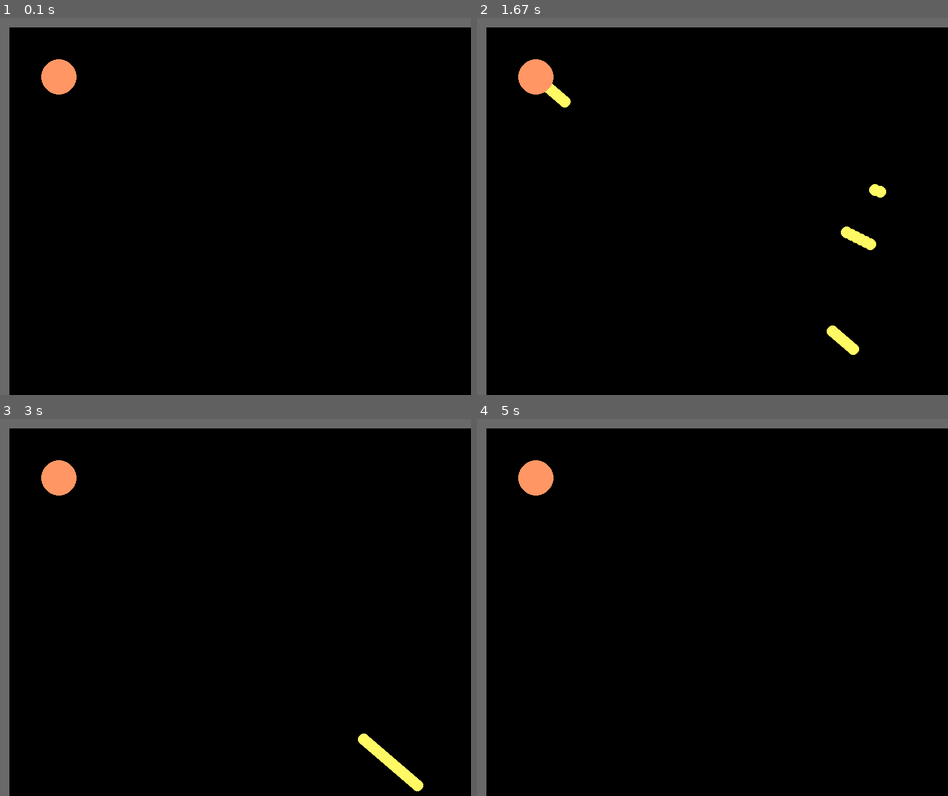
Above: before the commit, frames 1-4 (two rows, left to right).
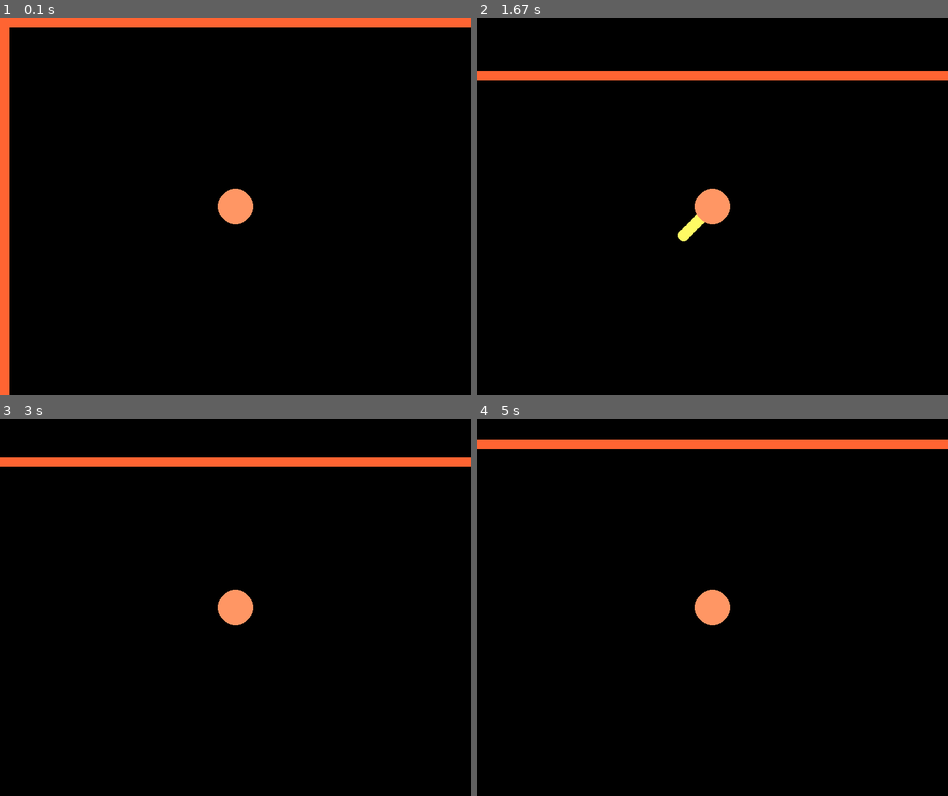
Above: after the commit, the same moments.

Repository: dm1trypon/pygameproject
Game: pygame game, started from main.py
Two runs of this game, one before a commit and one after it. Both use one fixed random seed, a clock stepped at 60 frames per second and the inputs below.
Inputs (mouse positions are in pixels of both pictures, inside the frame that each line leads up to):
- Up to frame 1 (0.1 s): no input
- Up to frame 2 (1.67 s): press the mouse at (693, 225) at 0.37 s; move the mouse to (778, 210) at 0.47 s; release the mouse at (863, 195) at 0.6 s; hold D 0.67-1.13 s; move the mouse to (712, 232) at 0.7 s; hold W 1.17-1.47 s; press the mouse at (693, 225) at 1.53 s; move the mouse to (787, 281) at 1.63 s
- Up to frame 3 (3 s): release the mouse at (409, 739) at 1.77 s; hold D 1.83-2.3 s; hold A 2.33-2.87 s; hold S from 2.9 s (still down)
- Up to frame 4 (5 s): release S at 3.2 s; hold A 3.23-3.63 s; hold W 3.67-4.03 s; hold D 4.07-4.7 s; hold S from 4.73 s (still down)

The runs differ from the first frame. In frame 1, 5.5% of the frame differs, in the area x 0-100%, y 0-100%; in frame 2, 8.7%; in frame 3, 8.4%; in frame 4, 8.0%.

Commit message:
Problem with import Screen.

Diff:
--- a/border.py
+++ b/border.py
@@ -1,13 +1,57 @@
 import pygame
 
 from const import *
+from math import sqrt, exp
 
 class Border:
-    def __init__(self, position_x, position_y):
+    def __init__(self, screen, position_x, position_y):
+        self.screen = screen
         self.position_x = position_x
         self.position_y = position_y
-        self.speed = PLAYER_SPEED
+        self.player_speed = PLAYER_SPEED
+        self.border_color = BORDER_COLOR
 
-    def move(self, key_event):
-        self.position_x -= self.speed
-        self.position_y -= self.speed
+    def get_diag_speed(self):
+        return int(sqrt(2 * self.player_speed * self.player_speed) * TRIANGLE_RULE)
+
+    def move_camera(self, key_event):
+        # if not self.screen.on_screen(self.position_x, self.position_y):
+        #     self.move_stabilize(self.position_x, self.position_y)
+        #     return
+
+        if (key_event == LEFT):
+            self.position_x -= self.player_speed
+
+        if (key_event == RIGHT):
+            self.position_x += self.player_speed
+
+        if (key_event == UP):
+            self.position_y -= self.player_speed
+
+        if (key_event == DOWN):
+            self.position_y += self.player_speed
+
+        if (key_event == DOWN_RIGHT):
+            self.position_x += self.get_diag_speed()
+            self.position_y += self.get_diag_speed()
+
+        if (key_event == DOWN_LEFT):
+            self.position_x -= self.get_diag_speed()
+            self.position_y += self.get_diag_speed()
+
+        if (key_event == UP_RIGHT):
+            self.position_x += self.get_diag_speed()
+            self.position_y -= self.get_diag_speed()
+
+        if (key_event == UP_LEFT):
+            self.position_x -= self.get_diag_speed()
+            self.position_y -= self.get_diag_speed()
+
+    def move_stabilize(self, pos_x, pos_y):
+        if not self.screen.on_left_screen(self.position_x): self.position_x += PLAYER_SPEED
+        if not self.screen.on_right_screen(self.position_x): self.position_x -= PLAYER_SPEED
+        if not self.screen.on_bottom_screen(self.position_y): self.position_y -= PLAYER_SPEED
+        if not self.screen.on_top_screen(self.position_y): self.position_y += PLAYER_SPEED
+
+    def draw(self):
+        pygame.draw.rect(self.screen, self.border_color, ((int(self.position_x), int(self.position_y)), (PLATFORM_WIDTH, PLATFORM_HEIGHT)))
--- a/bullet.py
+++ b/bullet.py
@@ -7,19 +7,20 @@
 from objects import Objects
 
 class Bullet:
-    def __init__(self, pos_x, pos_y, mouse_click, name, bullet_id, color):
+    def __init__(self, pos_x, pos_y, mouse_click, nick_name, bullet_id, color):
         self.position_x = pos_x
         self.position_y = pos_y
-        self.bullet_name = name
+        self.bullet_name = nick_name
         self.bullet_color = color
         self.bullet_speed = BULLET_SPEED
+        self.player_speed = PLAYER_SPEED
         self.to_x = mouse_click[X]
         self.to_y = mouse_click[Y]
         self.speed_x = self.get_speed()[X]
         self.speed_y = self.get_speed()[Y]
-        self.screen = Screen()
         self.bullet_id = bullet_id
-        self.objects = Objects(name)
+        self.screen = Screen(nick_name, pos_x, pos_y, self.bullet_id)
+        self.objects = Objects(nick_name)
 
     def draw(self, screen):
         pygame.draw.circle(screen, self.bullet_color, (self.position_x, self.position_y), BULLET_RADIUS)
@@ -39,9 +40,43 @@
         return (speed_x, speed_y)
 
     def move(self):
+        print("Move bullet id: ", self.bullet_id, ", pos_x = ", self.position_x, ", pos_y = ", self.position_y)
         if not self.screen.on_screen(self.position_x, self.position_y):
-            self.objects.set_del(self.bullet_id)
+            print("Delete bullet id: ", self.bullet_id)
+            self.objects.set_del_bullet(self.bullet_id)
             return
 
         self.position_x += int(self.speed_x)
         self.position_y += int(self.speed_y)
+
+    def get_diag_speed(self):
+        return int(sqrt(2 * self.player_speed * self.player_speed) * TRIANGLE_RULE)
+
+    def move_camera(self, key_event):
+        if (key_event == LEFT):
+            self.position_x -= self.player_speed
+
+        if (key_event == RIGHT):
+            self.position_x += self.player_speed
+
+        if (key_event == UP):
+            self.position_y -= self.player_speed
+
+        if (key_event == DOWN):
+            self.position_y += self.player_speed
+
+        if (key_event == DOWN_RIGHT):
+            self.position_x += self.get_diag_speed()
+            self.position_y += self.get_diag_speed()
+
+        if (key_event == DOWN_LEFT):
+            self.position_x -= self.get_diag_speed()
+            self.position_y += self.get_diag_speed()
+
+        if (key_event == UP_RIGHT):
+            self.position_x += self.get_diag_speed()
+            self.position_y -= self.get_diag_speed()
+
+        if (key_event == UP_LEFT):
+            self.position_x -= self.get_diag_speed()
+            self.position_y -= self.get_diag_speed()
--- a/camera.py
+++ b/camera.py
@@ -1,16 +1,21 @@
 import pygame
 
 from pygame import *
+from collision import Screen
 from objects import Objects
 from bullet import Bullet
+from const import *
 
 class Camera:
     def __init__(self, position_x, position_y, nick_name):
         self.position_x = position_x
         self.position_y = position_y
         self.objects = Objects(nick_name)
+        self.collision = Screen(nick_name, position_x, position_y, nick_name)
 
     def move(self, key_event):
-        pf = self.objects.get_pf_list()
-        enemy_players = self.objects.get_enemy_players()
-        bullets = self.objects.get_bullets()
+        for obj in self.objects.get_borders():
+                obj.move_camera(key_event)
+
+        for obj in self.objects.get_bullets():
+                obj.move_camera(key_event)
--- a/collision.py
+++ b/collision.py
@@ -2,9 +2,22 @@
 
 from pygame import *
 from const import *
+from objects import Objects
 
 class Screen:
+    def __init__(self, nick_name, pos_x, pos_y, bullet_id):
+        self.border_right = PLATFORM_WIDTH * (LEVEL_WIDTH - 1) - PLAYER_RADIUS
+        self.border_left = PLATFORM_WIDTH + PLAYER_RADIUS
+        self.border_bottom = PLATFORM_HEIGHT * (LEVEL_HEIGHT - 1) - PLAYER_RADIUS
+        self.border_top = PLATFORM_HEIGHT + PLAYER_RADIUS
+        self.player_speed = PLAYER_SPEED
+        self.objects = Objects(nick_name)
+        self.pos_x = pos_x
+        self.pos_y = pos_y
+        self.bullet_id = bullet_id
+
     def on_screen(self, position_x, position_y):
+        print(position_x, position_y, self.border_right)
         return self.on_left_screen(position_x) and self.on_right_screen(position_x) and self.on_bottom_screen(position_y) and self.on_top_screen(position_y)
 
     def on_right_screen(self, position_x):
@@ -18,3 +31,12 @@
 
     def on_top_screen(self, position_y):
         return position_y > PLATFORM_HEIGHT + PLAYER_RADIUS
+
+    def move_camera(self, key_event):
+        for obj in self.objects.get_borders():
+            if self.pos_x + BULLET_RADIUS > obj.position_x and self.pos_x < obj.position_x + PLATFORM_WIDTH:
+                print("Delete bullet id: ", self.bullet_id)
+                obj.set_del_bullet(self.bullet_id)
+            if self.pos_y + BULLET_RADIUS > obj.position_y and self.pos_y < obj.position_y + PLATFORM_HEIGHT:
+                print("Delete bullet id: ", self.bullet_id)
+                obj.set_del_bullet(self.bullet_id)
--- a/const.py
+++ b/const.py
@@ -34,3 +34,4 @@
 Y = 1
 RAND_FROM = 1
 RAND_TO = 1000
+BORDER_COLOR = (255, 100, 50)
--- a/key_events.py
+++ b/key_events.py
@@ -8,33 +8,33 @@
         press = False
         keys = pygame.key.get_pressed()
         if keys[pygame.K_s] and keys[pygame.K_d] and not press:
+            obj.move(UP_LEFT)
+            press = True
+
+        if keys[pygame.K_s] and keys[pygame.K_a] and not press:
+            obj.move(UP_RIGHT)
+            press = True
+
+        if keys[pygame.K_w] and keys[pygame.K_d] and not press:
+            obj.move(DOWN_LEFT)
+            press = True
+
+        if keys[pygame.K_w] and keys[pygame.K_a] and not press:
             obj.move(DOWN_RIGHT)
             press = True
 
-        if keys[pygame.K_s] and keys[pygame.K_a] and not press:
-            obj.move(DOWN_LEFT)
+        if keys[pygame.K_a] and not press:
+            obj.move(RIGHT)
             press = True
 
-        if keys[pygame.K_w] and keys[pygame.K_d] and not press:
-            obj.move(UP_RIGHT)
-            press = True
-
-        if keys[pygame.K_w] and keys[pygame.K_a] and not press:
-            obj.move(UP_LEFT)
-            press = True
-
-        if keys[pygame.K_a] and not press :
+        if keys[pygame.K_d] and not press:
             obj.move(LEFT)
             press = True
 
-        if keys[pygame.K_d] and not press:
-            obj.move(RIGHT)
-            press = True
-
         if keys[pygame.K_w] and not press:
-            obj.move(UP)
+            obj.move(DOWN)
             press = True
 
         if keys[pygame.K_s] and not press:
-            obj.move(DOWN)
+            obj.move(UP)
             press = True
--- a/level.py
+++ b/level.py
@@ -2,13 +2,25 @@
 
 from const import *
 from pygame import *
+from border import Border
 from objects import Objects
 
+def singleton(class_):
+    instances = {}
+    def getinstance(*args, **kwargs):
+        if class_ not in instances:
+            instances[class_] = class_(*args, **kwargs)
+        return instances[class_]
+    return getinstance
+
+@singleton
 class Level:
-    def __init__(self, width, height):
+    def __init__(self, width, height, nick_name, screen):
+        self.objects = Objects(nick_name)
+        self.point_xy = 0
         self.width_level = width
         self.height_level = height
-        self.objects = Objects()
+        self.generate_map(screen)
 
     def generate_level(self):
         level = []
@@ -36,6 +48,9 @@
 
         return line
 
+    def set_point_xy(self, point_xy):
+        self.point_xy = point_xy
+
     def get_line_minus(self):
         line = ""
         i = 0
@@ -45,16 +60,17 @@
 
         return line
 
-    def draw_map(self, screen):
+    def generate_map(self, screen):
         x = y = 0
         for row in self.generate_level():
             for col in row:
                 if col == BLOCK:
-                    pf = Surface((PLATFORM_WIDTH, PLATFORM_HEIGHT))
-                    self.objects.set_add_pf(pf)
-                    pf.fill(Color(PLATFORM_COLOR))
-                    screen.blit(pf, (x, y))
+                        self.objects.set_add_border(Border(screen, x, y))
 
                 x += PLATFORM_WIDTH
             y += PLATFORM_HEIGHT
             x = 0
+
+    def draw(self):
+        for obj in self.objects.get_borders():
+            obj.draw()
--- a/main.py
+++ b/main.py
@@ -20,11 +20,12 @@
         self.nick_name = "Player"
         self.screen = pygame.display.set_mode(DISPLAY)
         self.bg = Surface((WIN_WIDTH, WIN_HEIGHT))
-        self.player = Player(100, 100, self.nick_name, PLAYER_COLOR)
+        self.player = Player(int(WIN_WIDTH / 2), int(WIN_HEIGHT / 2), self.nick_name, PLAYER_COLOR)
         self.keys = Keys()
         self.objects = Objects(self.nick_name)
-        self.level = Level(LEVEL_WIDTH, LEVEL_HEIGHT)
-        self.camera = Camera(100, 100, self.nick_name)
+        self.level = Level(LEVEL_WIDTH, LEVEL_HEIGHT, self.nick_name, self.screen)
+        self.camera = Camera(int(WIN_WIDTH / 2), int(WIN_HEIGHT / 2), self.nick_name)
+        self.objects.set_collision(self.camera)
 
     def add_bullet(self, mouse_click):
         return Bullet(self.player.get(POS_X),
@@ -37,21 +38,22 @@
         while True:
             pressed = pygame.mouse.get_pressed()
             if pressed[0]:
-                self.objects.set_add(self.add_bullet(pygame.mouse.get_pos()))
+                self.objects.set_add_bullet(self.add_bullet(pygame.mouse.get_pos()))
 
             for obj in self.objects.get_bullets():
                 obj.draw(self.screen)
 
             self.player.draw(self.screen)
+
             e = pygame.event.poll()
             if e.type == pygame.QUIT:
                 return
 
-            # self.keys.key_events(self.player)
             self.keys.key_events(self.camera)
+
             pygame.display.update()
             self.screen.blit(self.bg, (0, 0))
-            self.level.draw_map(self.screen)
+            self.level.draw()
             clock.tick(FPS)
 
     def main(self):
@@ -59,7 +61,6 @@
         pygame.display.set_caption(DESCRIPTION_GAME)
         bg = Surface((WIN_WIDTH, WIN_HEIGHT))
         bg.fill(Color(BACKGROUND_COLOR))
-        self.level = Level(LEVEL_WIDTH, LEVEL_HEIGHT)
         self.animation()
 
 
--- a/objects.py
+++ b/objects.py
@@ -12,14 +12,15 @@
 
 @singleton
 class Objects:
-    def __init__(self, name):
+    def __init__(self, nick_name):
         self.bullets = []
-        self.pf_list = []
+        self.borders = []
         self.enemy_players = []
-        self.nick_name = name
+        self.collision = None
+        self.nick_name = nick_name
 
-    def get_pf_list(self):
-        return self.pf_list
+    def get_borders(self):
+        return self.borders
 
     def get_enemy_players(self):
         return self.enemy_players
@@ -30,16 +31,22 @@
     def get_id(self):
         return self.nick_name + str(random.randint(RAND_FROM, RAND_TO))
 
+    def get_collision(self):
+        return self.collision
+
+    def set_collision(self, collision):
+        self.collision = collision
+
     def set_add_enemy_players(self, enemy_player):
         self.enemy_players.append(enemy_player)
 
-    def set_add(self, bullet):
+    def set_add_bullet(self, bullet):
         self.bullets.append(bullet)
 
-    def set_add_pf(self, pf):
-        self.pf_list.append(pf)
+    def set_add_border(self, border):
+        self.borders.append(border)
 
-    def set_del(self, bullet_id):
+    def set_del_bullet(self, bullet_id):
         for item in self.bullets:
             if item.bullet_id == bullet_id:
                 self.bullets.remove(item)
--- a/player.py
+++ b/player.py
@@ -1,6 +1,5 @@
 import pygame
 
-from collision import Screen
 from pygame import *
 from const import *
 from math import sqrt, exp
@@ -12,52 +11,9 @@
         self.player_name = name
         self.player_color = color
         self.player_speed = PLAYER_SPEED
-        self.screen = Screen()
 
     def draw(self, screen):
         pygame.draw.circle(screen, self.player_color, (self.position_x, self.position_y), PLAYER_RADIUS)
-
-    def get_diag_speed(self):
-        return int(sqrt(2 * self.player_speed * self.player_speed) * TRIANGLE_RULE)
-
-    def move(self, key_event):
-        if not self.screen.on_screen(self.position_x, self.position_y):
-            self.move_stabilize(self.position_x, self.position_y)
-            return
-
-        if (key_event == LEFT):
-            self.position_x -= self.player_speed
-
-        if (key_event == RIGHT):
-            self.position_x += self.player_speed
-
-        if (key_event == UP):
-            self.position_y -= self.player_speed
-
-        if (key_event == DOWN):
-            self.position_y += self.player_speed
-
-        if (key_event == DOWN_RIGHT):
-            self.position_x += self.get_diag_speed()
-            self.position_y += self.get_diag_speed()
-
-        if (key_event == DOWN_LEFT):
-            self.position_x -= self.get_diag_speed()
-            self.position_y += self.get_diag_speed()
-
-        if (key_event == UP_RIGHT):
-            self.position_x += self.get_diag_speed()
-            self.position_y -= self.get_diag_speed()
-
-        if (key_event == UP_LEFT):
-            self.position_x -= self.get_diag_speed()
-            self.position_y -= self.get_diag_speed()
-
-    def move_stabilize(self, pos_x, pos_y):
-        if not self.screen.on_left_screen(self.position_x): self.position_x += PLAYER_SPEED
-        if not self.screen.on_right_screen(self.position_x): self.position_x -= PLAYER_SPEED
-        if not self.screen.on_bottom_screen(self.position_y): self.position_y -= PLAYER_SPEED
-        if not self.screen.on_top_screen(self.position_y): self.position_y += PLAYER_SPEED
 
     def get(self, val):
         if (val == POS_X): return self.position_x
